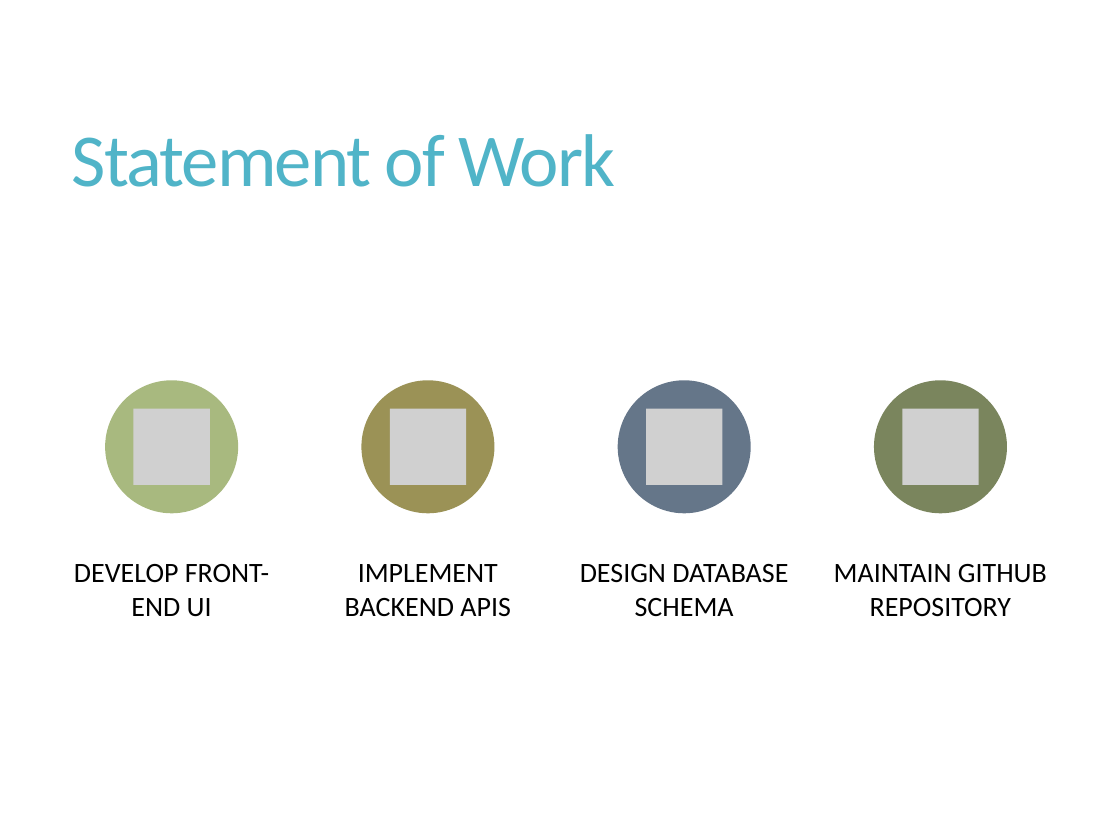
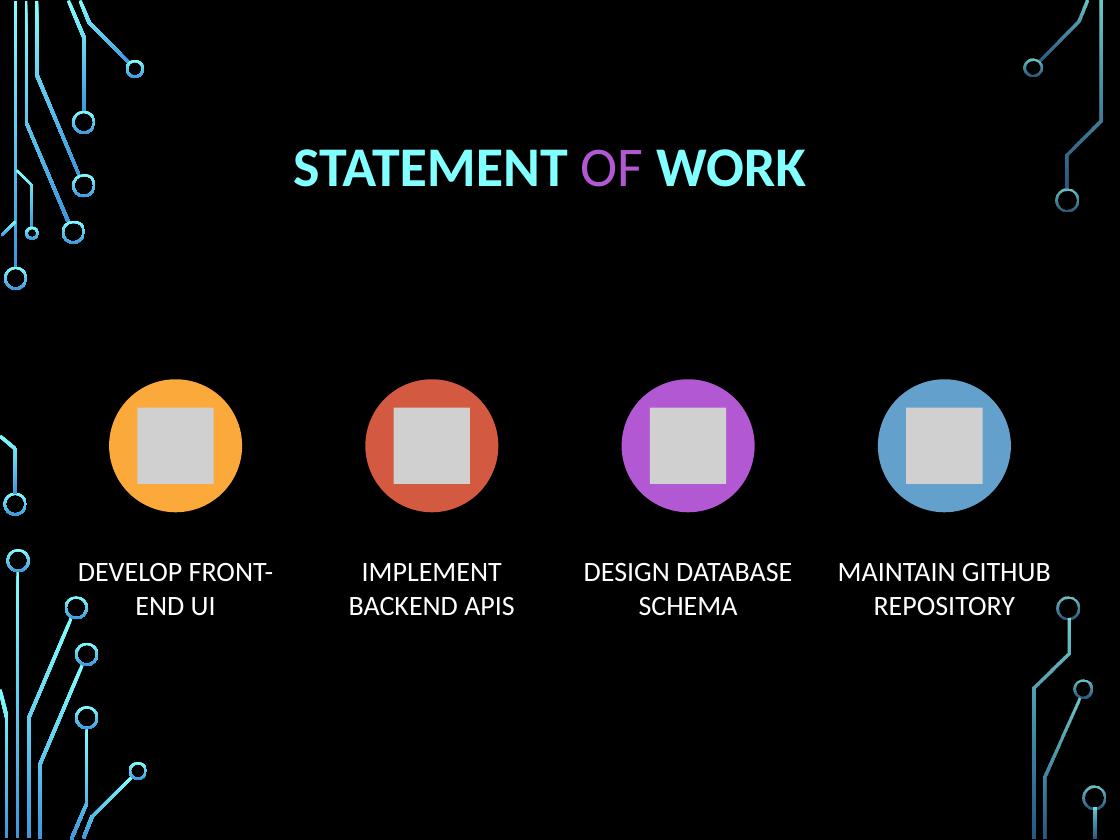
Before and after one commit to Buesse7310/Project-Alex-Roma-Nick-Eva-, a slide deck: slide 9 of docs/phase1/Spending_Habit_Tracker_Phase1.pptx. Drawn at 1120x840 pixels with LibreOffice and Linux fonts; fonts in the diff are those of the drawing; grey boxes stand for pictures; background and template pictures are left out. Boxes give left, top, right and bottom in pixels: in the first picture for what was removed or moved away, otherwise in the second. Text is boxed around its words. In the diff, an @@ line names an element or a change of style, - is before the commit and + after.

```diff
--- a/docs/phase1/Spending_Habit_Tracker_Phase1.pptx
+++ b/docs/phase1/Spending_Habit_Tracker_Phase1.pptx
@@ background #FFFFFF to picture (left out) @@
@@ title at <box>293,149,806,187</box>: text changed; size 48 to 36 pt; text colour #50B4C8 to #82FFFF; bold on @@
-Statement of Work
+STATEMENT OF WORK
@@ ellipse at <box>109,380,242,513</box>: fill #A8B97F to #FAA93A @@
@@ ellipse at <box>365,380,498,513</box>: fill #9B9256 to #D35940 @@
@@ ellipse at <box>622,380,755,513</box>: fill #657689 to #B258D3 @@
@@ 3 pictures, 3 ellipses: place and size @@
-3 pictures, 3 ellipses at <box>105,381,1007,514</box>
+3 pictures, 3 ellipses at <box>109,380,1011,513</box>
@@ ellipse at <box>878,380,1011,513</box>: fill #7A855D to #63A0CC @@
@@ text colour #000000 to #FFFFFF in 4 elements at <box>349,563,515,615</box>, <box>584,563,792,616</box>, <box>78,563,273,616</box>, <box>838,563,1051,616</box> @@
@@ group added at <box>0,0,1105,840</box>: 33 freeform shapes, 3 rectangles @@
```
Also in this commit, not shown: 11 other slides changed, 1 slide added.
